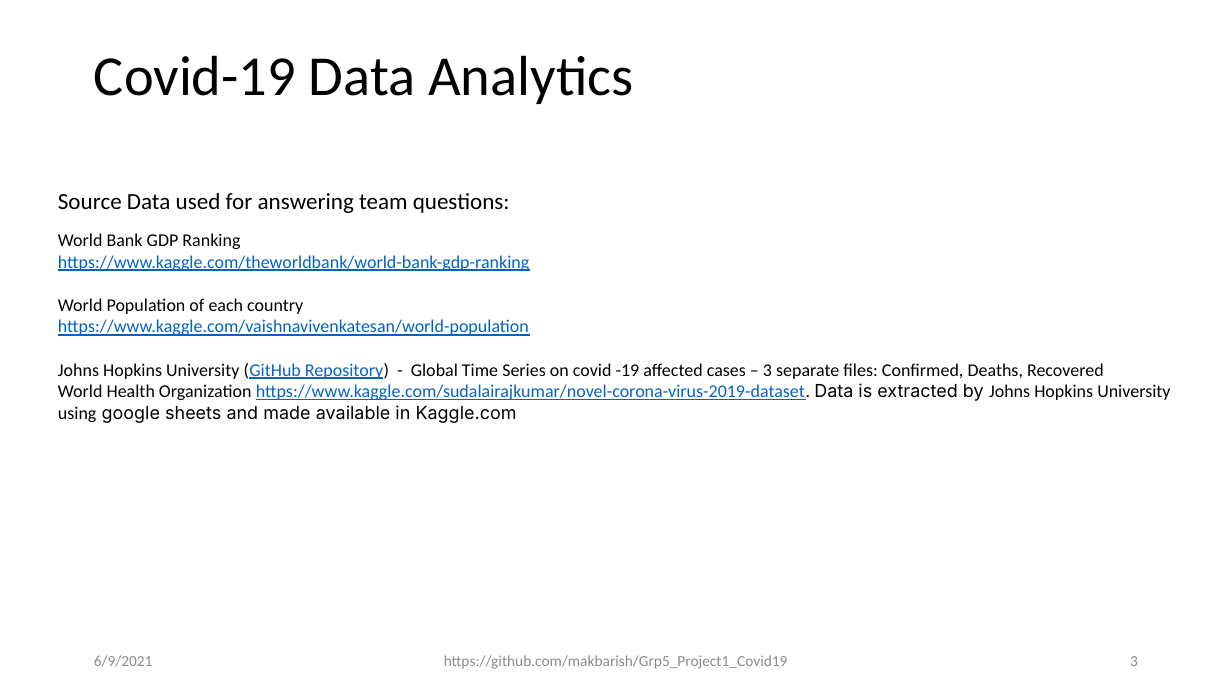
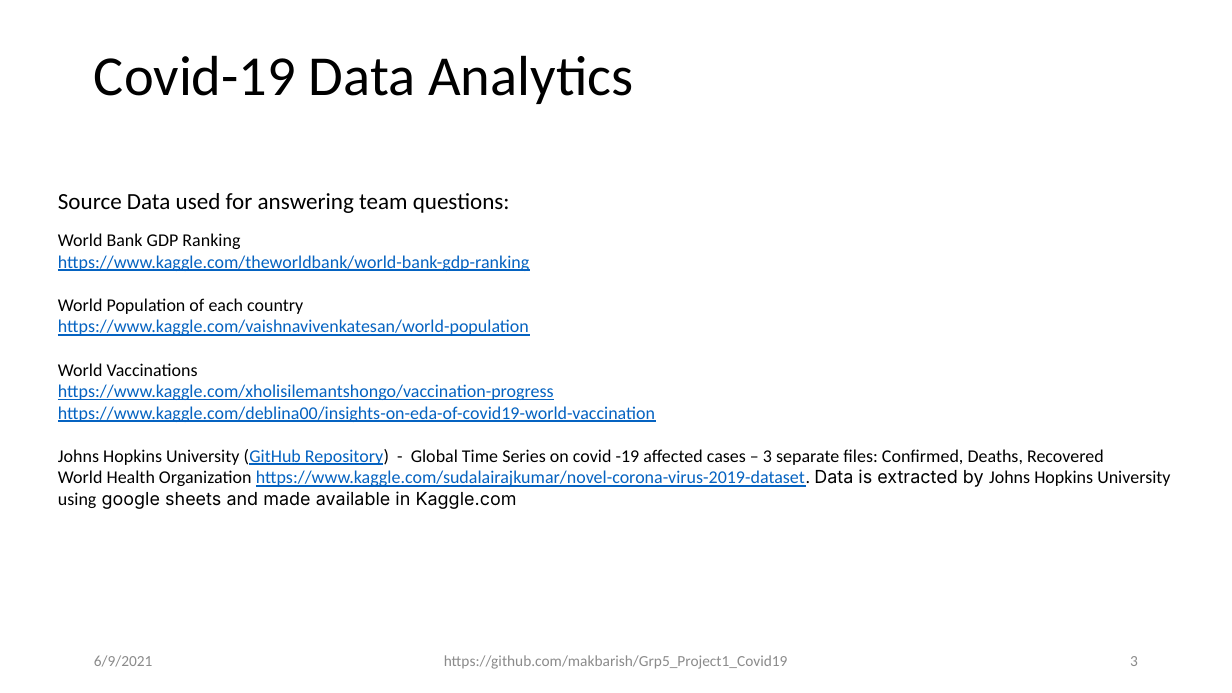
Before and after one commit to makbarish/Grp5_Project1_Covid19, a slide deck: slide 3 of Clay/Novel_Corona_Virus_2019.pptx. Drawn at 1232x693 pixels with LibreOffice and Linux fonts; fonts in the diff are those of the drawing. Boxes give left, top, right and bottom in pixels: in the first picture for what was removed or moved away, otherwise in the second. Text is boxed around its words. In the diff, an @@ line names an element or a change of style, - is before the commit and + after.

Commit message:
updates to power point file

```diff
--- a/Clay/Novel_Corona_Virus_2019.pptx
+++ b/Clay/Novel_Corona_Virus_2019.pptx
@@ text at (58,363,655,422): paragraphs added @@
+World Vaccinations
+https://www.kaggle.com/xholisilemantshongo/vaccination-progress
+https://www.kaggle.com/deblina00/insights-on-eda-of-covid19-world-vaccination
```
